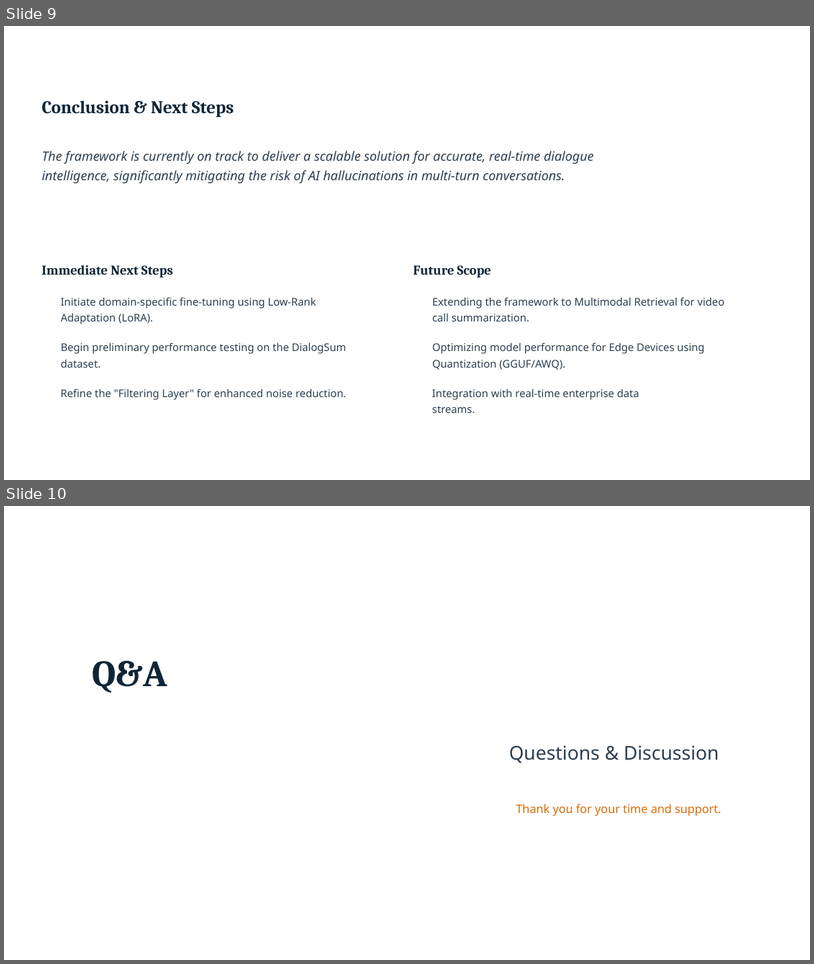
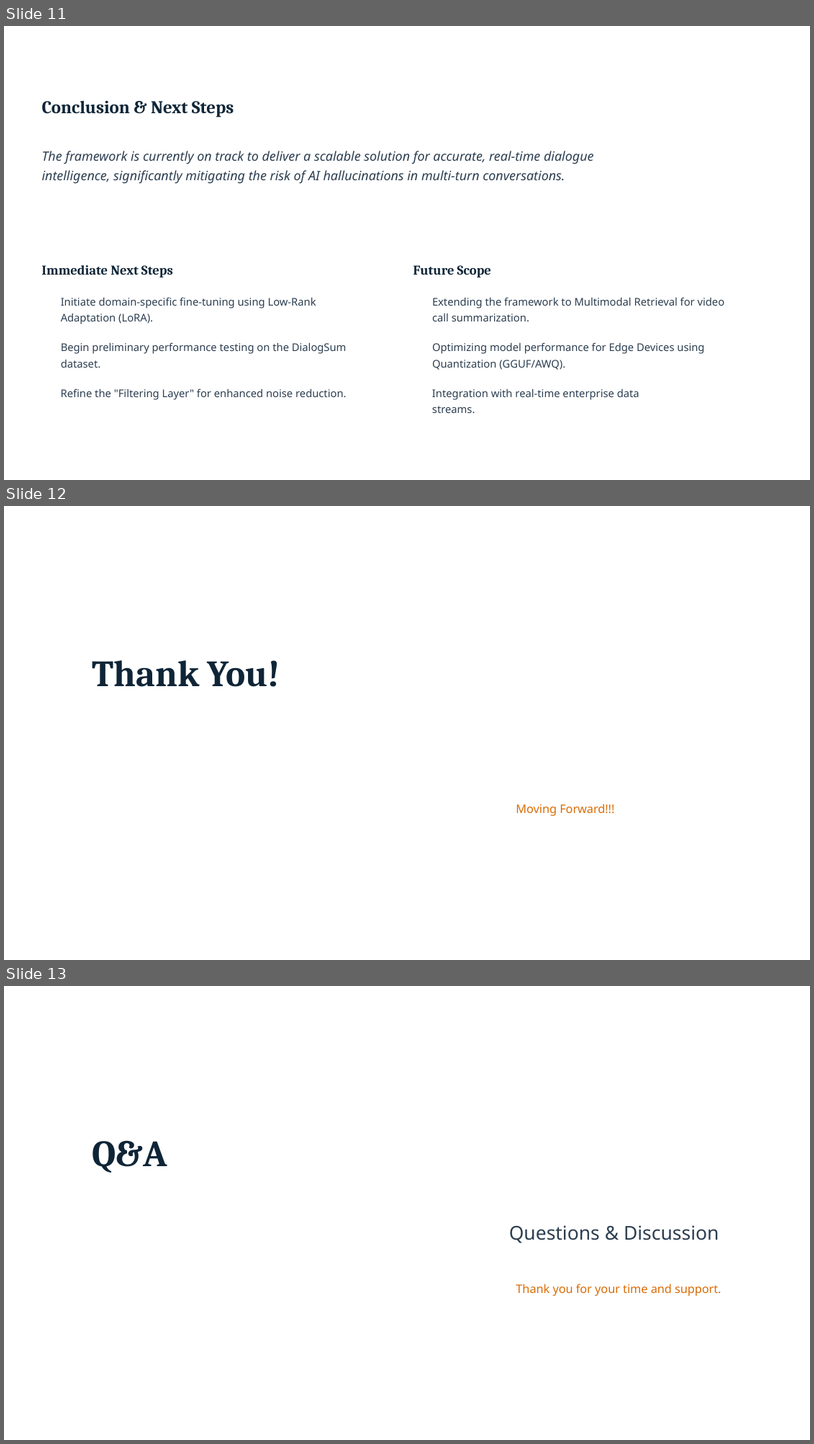
Before and after one commit to sOuL2000s/single-ppt-hosting-website, a slide deck: Q2_Project_Status_Update_Advanced_AI_Dialogue_Summarization_Framework.pptx. Shown one above the other, each under a label of ours: slides 9 and 10 before the commit, slides 11, 12 and 13 after it. The pictures are 814x964 and 814x1444 pixels, drawn with LibreOffice and Linux fonts; fonts in the diff are those of the drawing; background and template pictures are left out. Boxes give left, top, right and bottom in pixels: in the first picture for what was removed or moved away, otherwise in the second. Text is boxed around its words. In the diff, an @@ line names an element or a change of style, - is before the commit and + after.

```diff
--- a/Q2_Project_Status_Update_Advanced_AI_Dialogue_Summarization_Framework.pptx
+++ b/Q2_Project_Status_Update_Advanced_AI_Dialogue_Summarization_Framework.pptx
@@ slide 12 added at bbox=[4, 506, 810, 960], background picture (left out) @@
@@ text added at bbox=[92, 660, 280, 687], 33 pt, text #0F2537, bold @@
+Thank You!
@@ text added at bbox=[516, 803, 615, 816], 10.5 pt, text #D96C06 @@
+Moving Forward!!!
@@ what was slide 9 is now slide 11 @@
@@ what was slide 10 is now slide 13 @@
```
Also in this commit, not shown: 3 slides changed, 6 other slides added, 4 slides removed.
